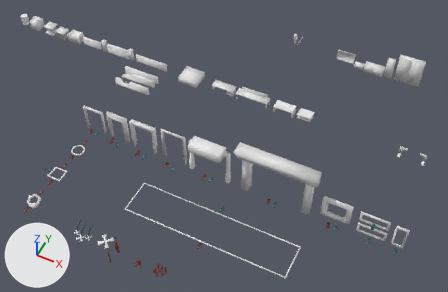
The FBX model Assets/Editor/Widgets/door_ghost.fbx, before and after one commit.
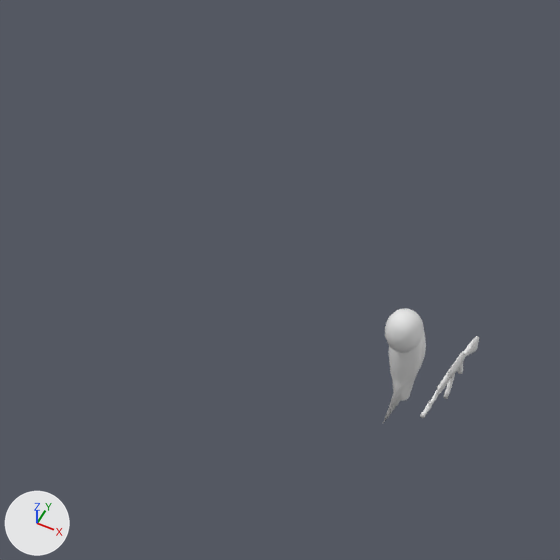
The first picture shows the older version from a 50 mm lens placed at (46.9, -50.2, 69.6), pointed at (18.7, 6.1, -0.8). The close-ups show both versions on the part from 57% to 70% of the width and 1% to 20% of the height of that picture; other places that the commit changed are outside them. Arrows for +X, +Y and +Z are at lower left; the lights stay in place. Where no turn or scale is listed for an object, it has been applied to the vertices.

Names of what the first close-up shows: 'ghost_character', 'ghost_weapon'.
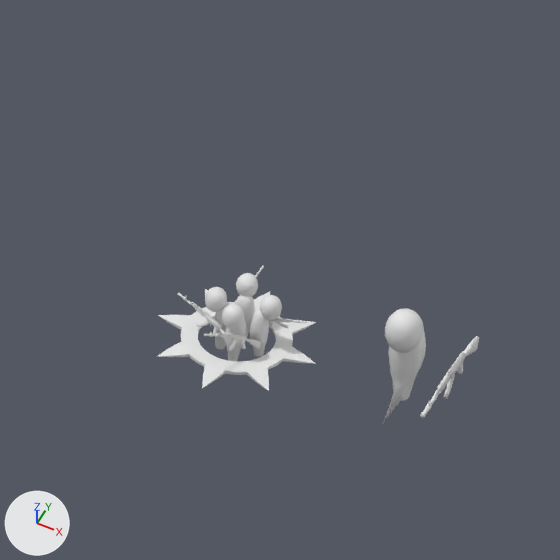
Changed parts and their boxes [x1, y1, x2, y2] in the close-ups (560 x 560 px):
'ghost_squad', added: after [156, 266, 316, 391]

The change, as a list of edits to the scene's bpy script:
```text
Add me_ghost_squad:
    me_ghost_squad.from_pydata(...)  # 3468 vertices, 6808 faces; spans x -1.56..1.56, y -1.58..1.53, z 0.02..1.32
    me_ghost_squad.materials.append(mat_temp_ghost)  # its picture is missing
Add ob_ghost_squad:
    ob_ghost_squad = bpy.data.objects.new('ghost_squad', me_ghost_squad)
    ob_ghost_squad.location = (16.11, 32.87, 0.0)
```
